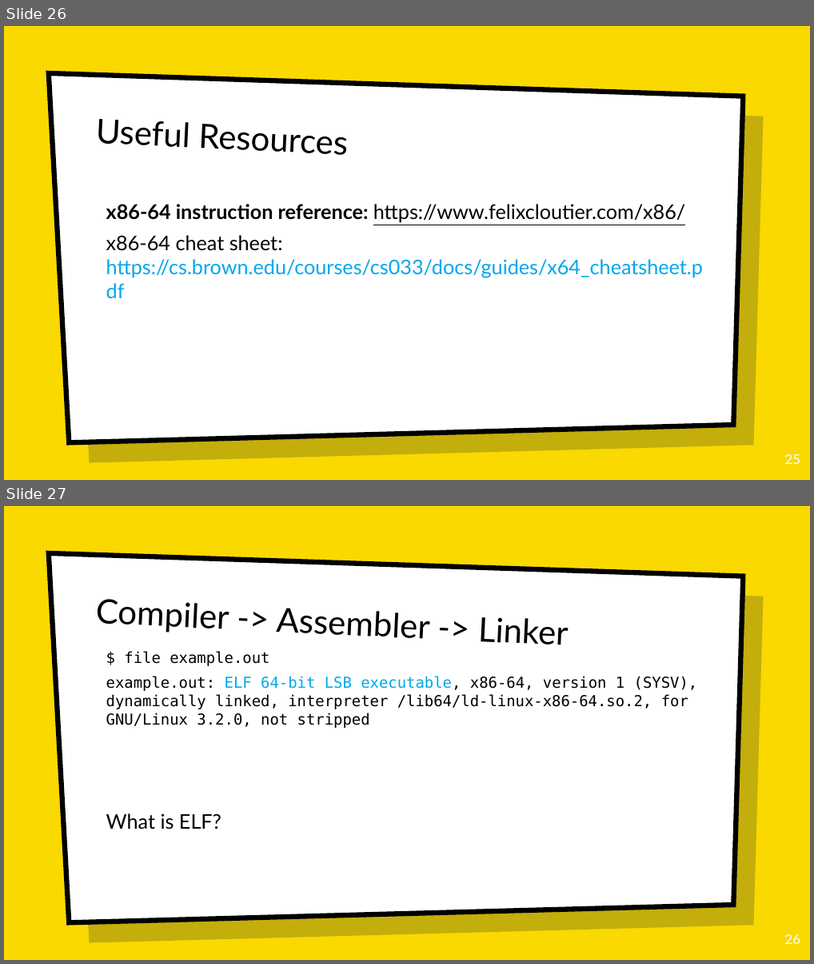
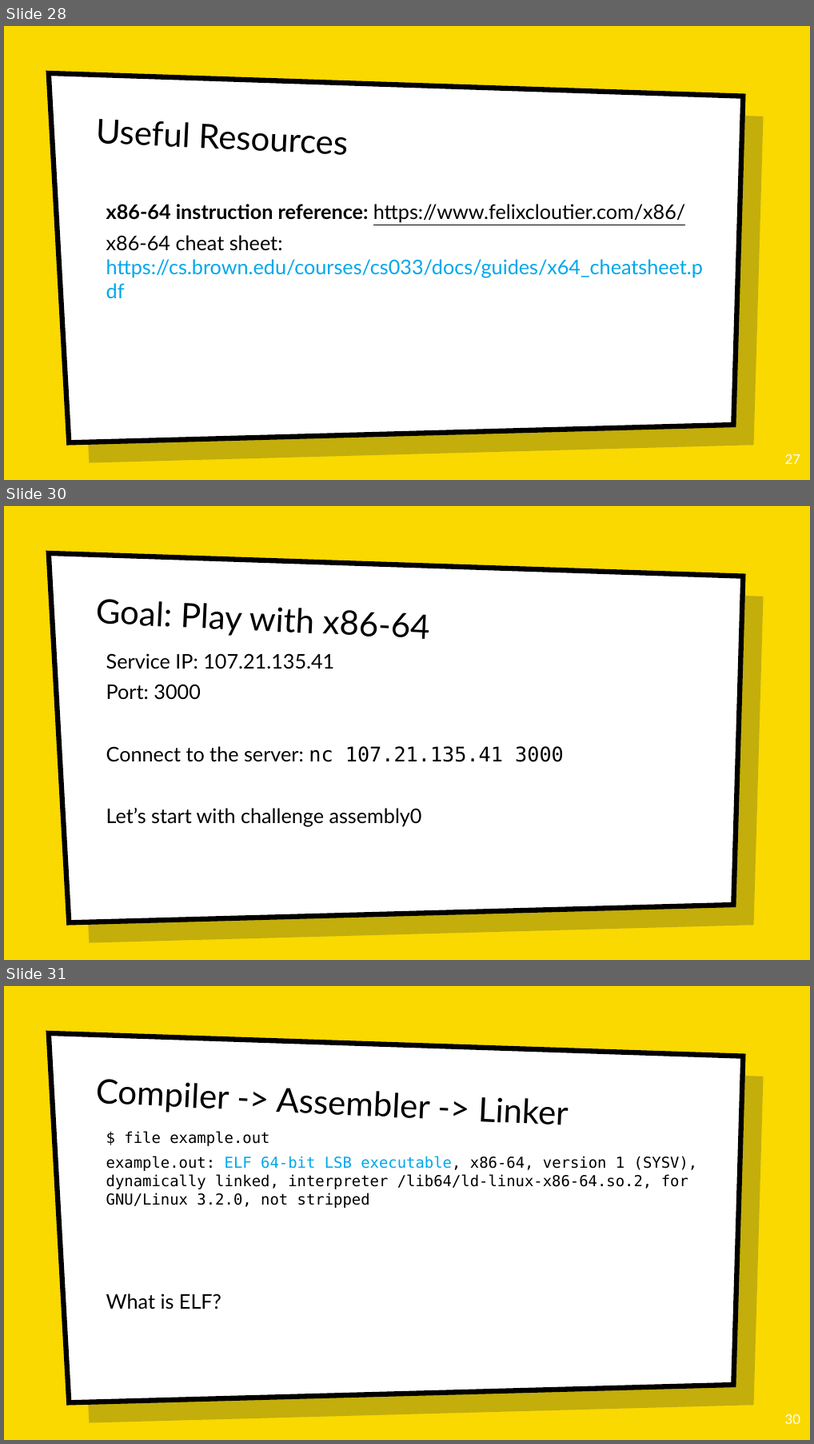
Before and after one commit to tiffanyb/tiffanyb.github.io, a slide deck: courses/cse545/slides/03-reverse-engineering-1.pptx. Shown one above the other, each under a label of ours: slides 26 and 27 before the commit, slides 28, 30 and 31 after it; the slides between them are not shown. The pictures are 814x964 and 814x1444 pixels, drawn with LibreOffice and Linux fonts; fonts in the diff are those of the drawing; background and template pictures are left out. Boxes give left, top, right and bottom in pixels: in the first picture for what was removed or moved away, otherwise in the second. Text is boxed around its words. In the diff, an @@ line names an element or a change of style, - is before the commit and + after.

```diff
--- a/courses/cse545/slides/03-reverse-engineering-1.pptx
+++ b/courses/cse545/slides/03-reverse-engineering-1.pptx
@@ slide 30 added at <box>4,506,810,960</box>, background picture (left out); not listed: 2 template elements that a slide beside it also shows @@
@@ title added at <box>95,599,430,639</box>, 40 pt, text #000000 @@
+Goal: Play with x86-64
@@ text added at <box>106,653,564,826</box>, 24 pt, text #000000 @@
+Service IP: 107.21.135.41
+Port: 3000
+Connect to the server: nc 107.21.135.41 3000
+Let’s start with challenge assembly0
@@ what was slide 26 is now slide 28 @@
@@ page number at <box>786,454,801,464</box>: text changed @@
-25
+27
@@ what was slide 27 is now slide 31 @@
@@ page number at <box>786,1414,801,1424</box>: text changed @@
-26
+30
```
Also in this commit, not shown: 3 other slides added, 3 other files.
